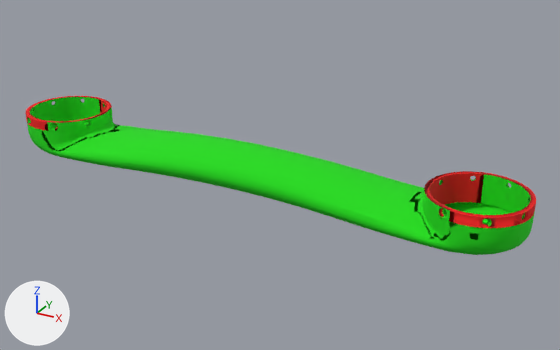
Renders of the COLLADA model jaco_description/meshes/jaco_link_2.dae from each side of a commit.
One viewpoint serves both versions: a 50 mm camera at (21.06, -21.25, 9.78) aimed at (9.12, 0.46, -1.07). Every picture has the same lights, and +X, +Y and +Z are marked at lower left.

Before the edit, the objects in view are built like this:
```python
mat_material_1 = principled_material('material_1')
mat_material_1.texture = img_gray_jpeg
mat_material_1.roughness = 0.9
mat_material_2 = principled_material('material_2')
mat_material_2.texture = img_dark_gray_jpeg
mat_material_2.roughness = 0.9
me_sketchup = bpy.data.meshes.new('SketchUp')
me_sketchup.from_pydata(...)  # 3908 vertices, 8222 faces; spans x -1.6..17.8, y -1.6..1.6, z -1.7..0.0
# faces by material slot: [1372, 6850]
me_sketchup.materials.append(mat_material_2)  # picture img_dark_gray_jpeg
me_sketchup.materials.append(mat_material_1)  # picture img_gray_jpeg
ob_sketchup = bpy.data.objects.new('SketchUp', me_sketchup)
ob_sketchup.location = (0.0, 0.0, 0.0)
```
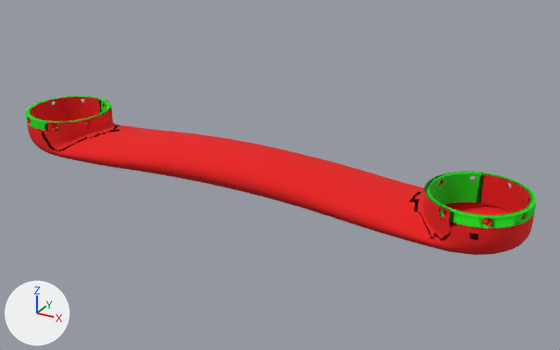
What the commit changed:
Material 'material_2' (mat_material_2) changes its picture from img_dark_gray_jpeg to img_gray_jpeg.
Material 'material_1' (mat_material_1) changes its picture from img_gray_jpeg to img_dark_gray_jpeg.

Location of each change, [x1, y1, x2, y2] in pixels of the pictures (560 x 350 px):
'SketchUp', surface changed (green to red): [26, 96, 536, 255] in both
